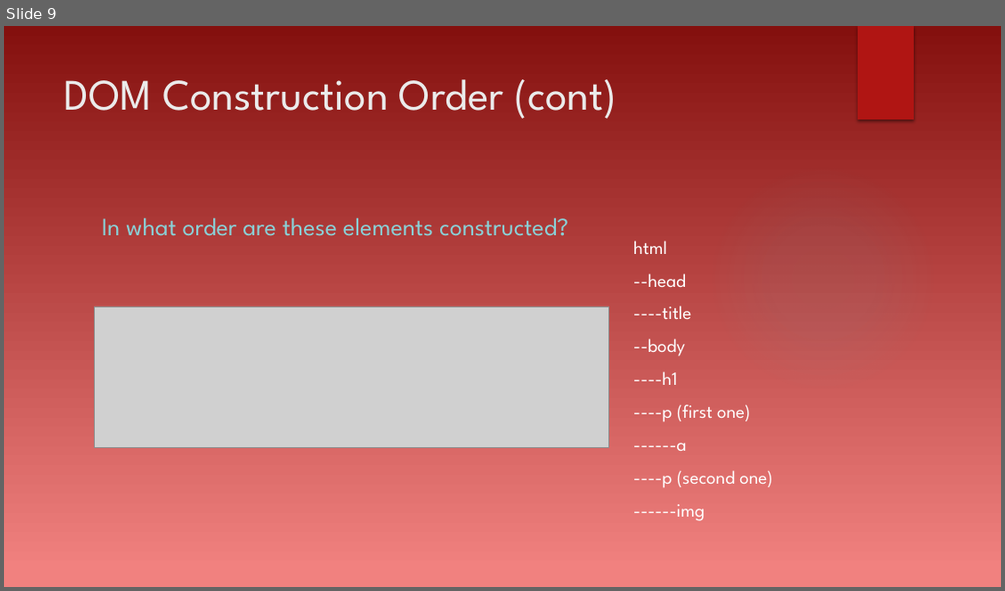
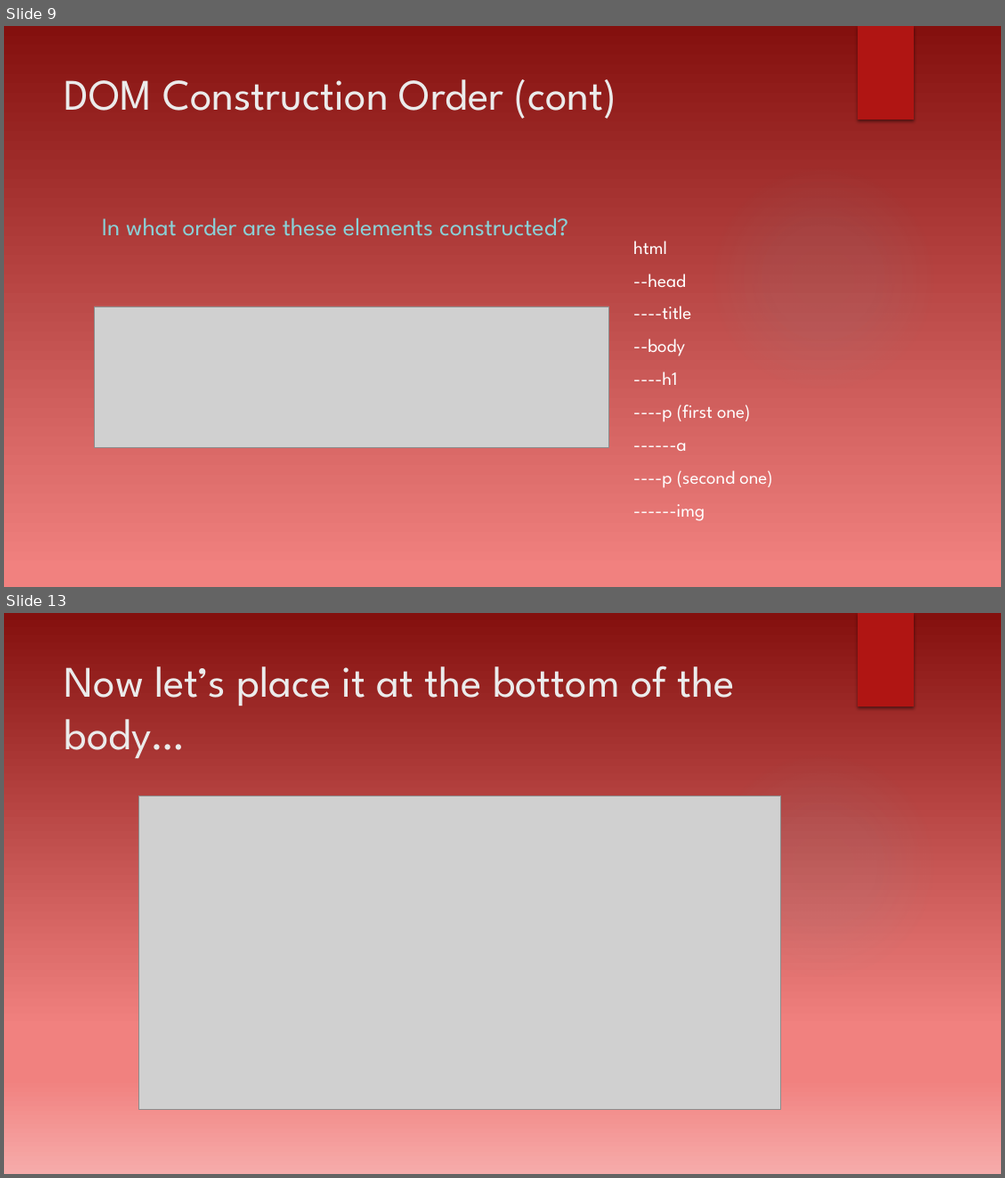
Before and after one commit to dtarvin/evening-work, a slide deck: document-object-model-presentation/Document Object Model.pptx. Shown one above the other, each under a label of ours: slide 9 before the commit, slides 9 and 13 after it; the slides between them are not shown. The pictures are 1005x591 and 1005x1178 pixels, drawn with LibreOffice and Linux fonts; fonts in the diff are those of the drawing; grey boxes stand for pictures; background and template pictures are left out. Boxes give left, top, right and bottom in pixels: in the first picture for what was removed or moved away, otherwise in the second. Text is boxed around its words. In the diff, an @@ line names an element or a change of style, - is before the commit and + after.

```diff
--- a/document-object-model-presentation/Document Object Model.pptx
+++ b/document-object-model-presentation/Document Object Model.pptx
@@ slide 13 added at (4,613,1001,1174), background gradient #84100E to #F1817F to #F6ABAA; not listed: 2 template elements that a slide beside it also shows @@
@@ title added at (65,666,734,758), 42 pt, text #EBEBEB @@
+Now let’s place it at the bottom of the body…
@@ picture added at (139,795,781,1109) @@
```
Also in this commit, not shown: 1 slide changed, 10 other slides added, 3 other files.
